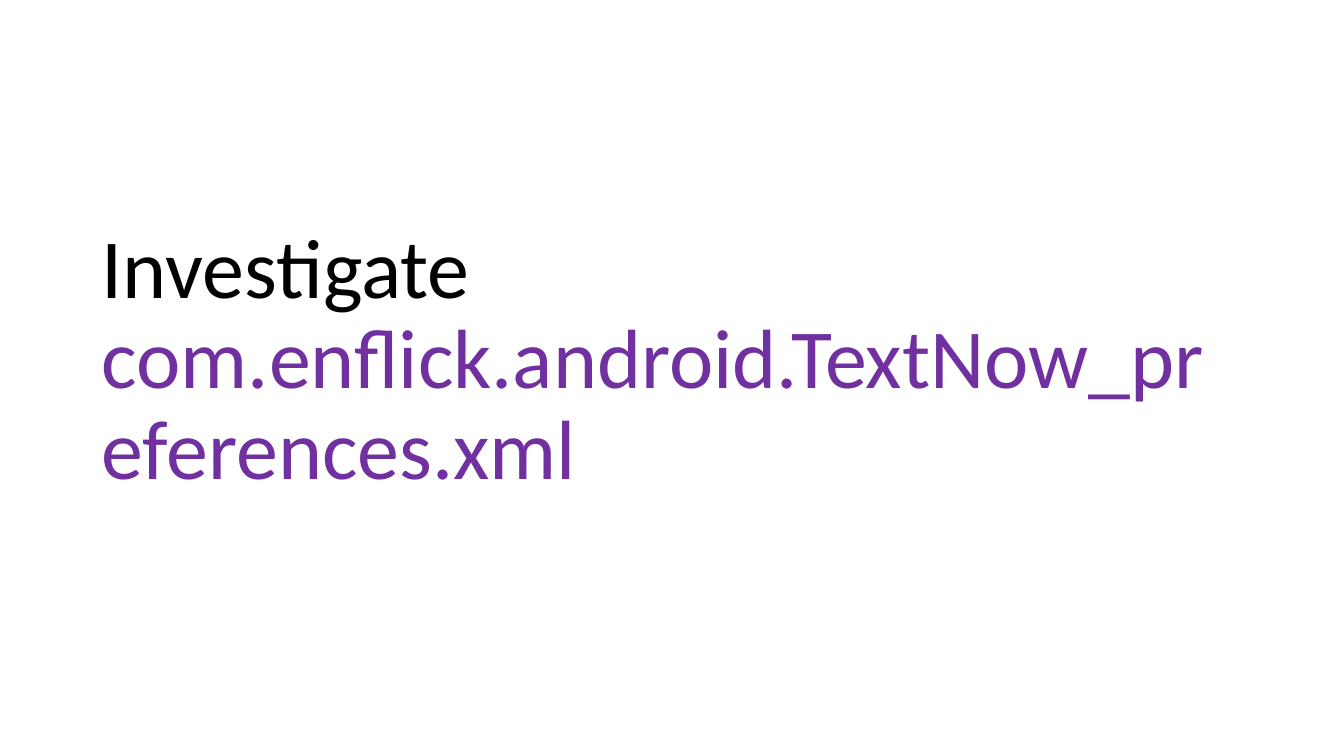
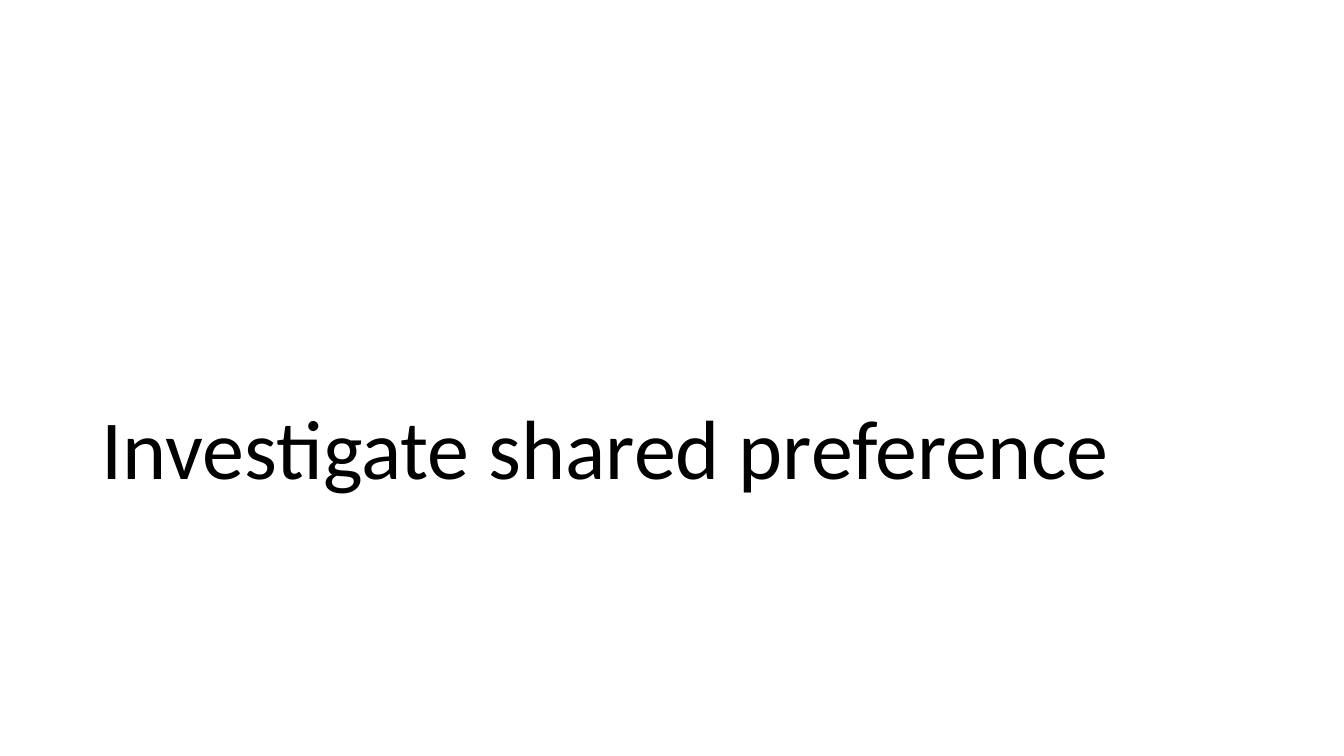
Before and after one commit to frankwxu/digital-forensics-lab, a slide deck: slide 8 of Android10/5_3_2_Third_Party_App_Investigation _textnow.pptx. Drawn at 1344x756 pixels with LibreOffice and Linux fonts; fonts in the diff are those of the drawing; background and template pictures are left out. Boxes give left, top, right and bottom in pixels: in the first picture for what was removed or moved away, otherwise in the second. Text is boxed around its words. In the diff, an @@ line names an element or a change of style, - is before the commit and + after.

Commit message:
improve Android 10 thrid party app ppts

```diff
--- a/Android10/5_3_2_Third_Party_App_Investigation _textnow.pptx
+++ b/Android10/5_3_2_Third_Party_App_Investigation _textnow.pptx
@@ title at (x1=102, y1=420, x2=1109, y2=494): text changed; text colour #7030A0 to #000000 @@
-Investigate com.enflick.android.TextNow_preferences.xml
+Investigate shared preference
```
Also in this commit, not shown: 7 other slides changed, 1 slide removed, 1 other file.
